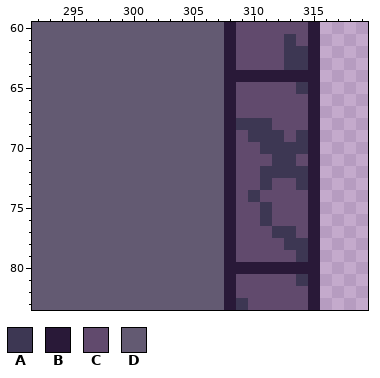
Pixel-art file: mockup.aseprite. Above is the file before it was changed.
320x180 pixels, 1 frame. Shown: x 292..319, y 60..83.
Visible layers, top first: "Interactables", "Player", "Dungeon".
Palette (. is transparent): A #3d3753  B #291938  C #614a6d  D #635a72
Pixels before, first column x 292:
60 DDDDDDDDDDDDDDDDBCCCCCCB
61 DDDDDDDDDDDDDDDDBCCCCACB
62 DDDDDDDDDDDDDDDDBCCCCAAB
63 DDDDDDDDDDDDDDDDBCCCCAAB
64 DDDDDDDDDDDDDDDDBBBBBBBB
65 DDDDDDDDDDDDDDDDBCCCCCAB
66 DDDDDDDDDDDDDDDDBCCCCCCB
67 DDDDDDDDDDDDDDDDBCCCCCCB
68 DDDDDDDDDDDDDDDDBAAACCCB
69 DDDDDDDDDDDDDDDDBCAAACAB
70 DDDDDDDDDDDDDDDDBCCAAAAB
71 DDDDDDDDDDDDDDDDBCCCAACB
72 DDDDDDDDDDDDDDDDBCCAAAAB
73 DDDDDDDDDDDDDDDDBCCACCAB
74 DDDDDDDDDDDDDDDDBCACCCCB
75 DDDDDDDDDDDDDDDDBCCACCCB
76 DDDDDDDDDDDDDDDDBCCACCCB
77 DDDDDDDDDDDDDDDDBCCCAACB
78 DDDDDDDDDDDDDDDDBCCCCAAB
79 DDDDDDDDDDDDDDDDBCCCCCAB
80 DDDDDDDDDDDDDDDDBBBBBBBB
81 DDDDDDDDDDDDDDDDBCCCCCAB
82 DDDDDDDDDDDDDDDDBCCCCCCB
83 DDDDDDDDDDDDDDDDBACCCCCB
The result:
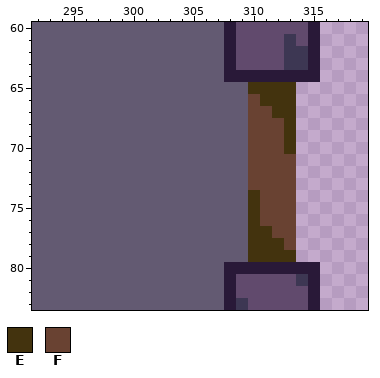
Colours new in this view: E #43330e  F #694232
The edit:
Changed rows in their new state; - is an unchanged pixel.
Layer "Dungeon":
first column x 308:
65 DDEEEE..
66 DDFEEE..
67 DDFFEE..
68 DDFFFE..
69 DDFFFE..
70 DDFFFE..
71 DDFFFF..
72 DDFFFF..
73 DDFFFF..
74 DDEFFF..
75 DDEFFF..
76 DDEFFF..
77 DDEEFF..
78 DDEEEF..
79 DDEEEE..
Where, in picture pixels (left, top, right, bottom), the same in both pictures:
changed: (224, 82, 320, 262)
